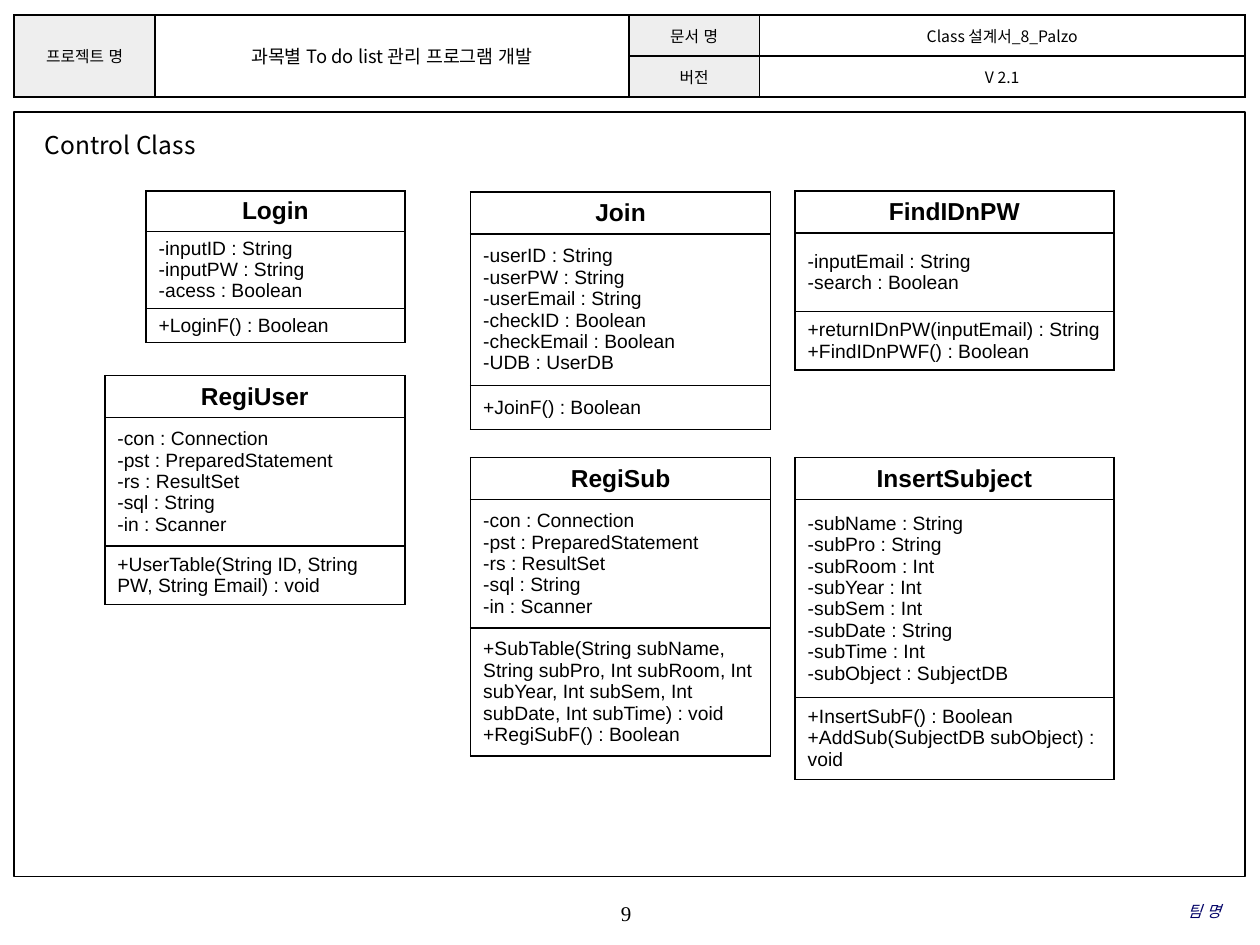
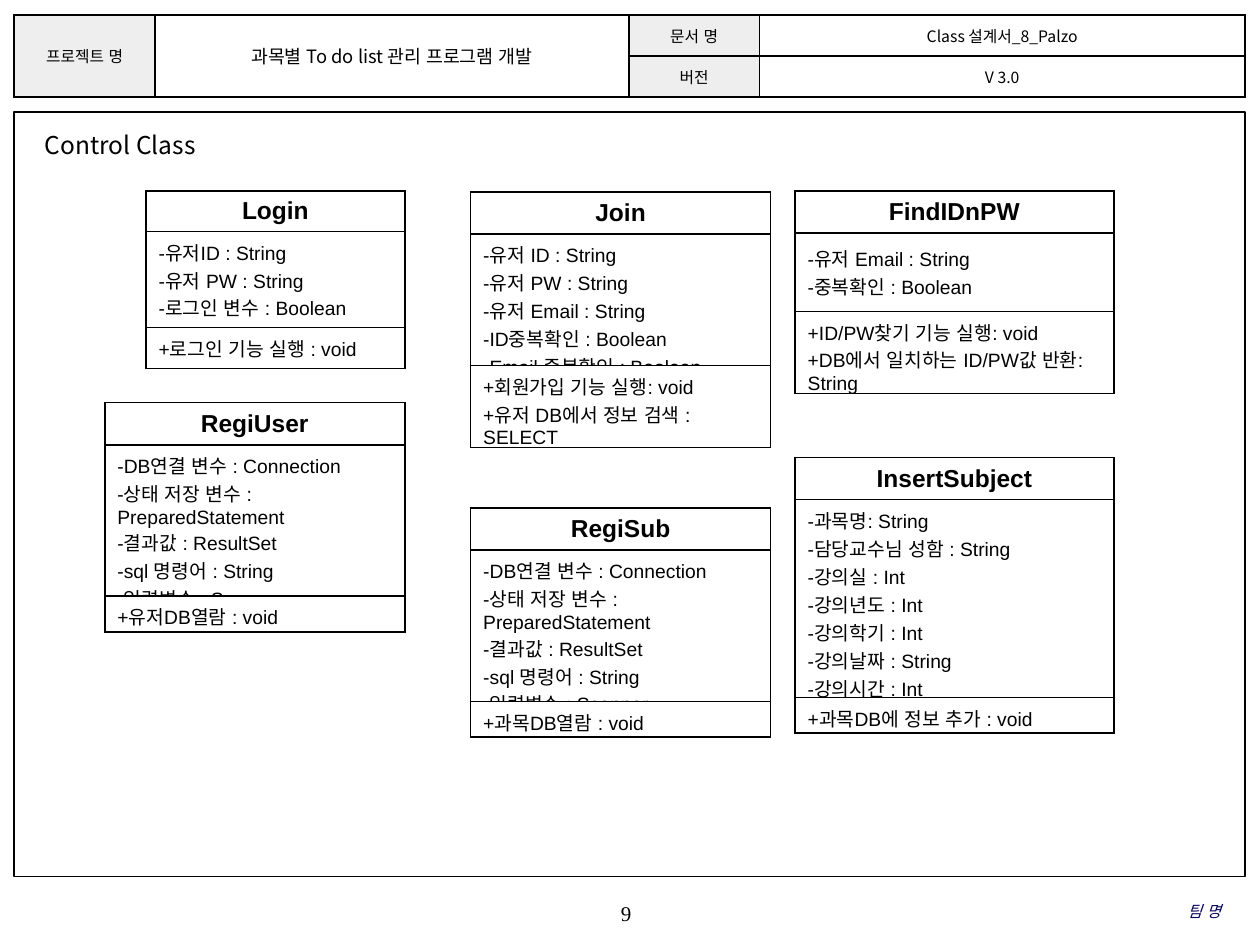
Before and after one commit to SMU-SE-Admin/18-1_8_PALZO_Doc, a slide deck: slide 9 of 03 설계/Class 설계서_8_Palzo.pptx. Drawn at 1260x945 pixels with LibreOffice and Linux fonts; fonts in the diff are those of the drawing; background and template pictures are left out. Boxes give left, top, right and bottom in pixels: in the first picture for what was removed or moved away, otherwise in the second. Text is boxed around its words. In the diff, an @@ line names an element or a change of style, - is before the commit and + after.

Commit message:
#1101 Class 설계서 작성
클래스 속성 및 메소드 한글화, 수정
에러 UI 클래스 추가

```diff
--- a/03 설계/Class 설계서_8_Palzo.pptx
+++ b/03 설계/Class 설계서_8_Palzo.pptx
@@ table at (14,15,1245,97) @@
-row 2, column 4: V 2.1
+row 2, column 4: V 3.0
@@ table at (146,192,404,362) @@
-row 2, column 1: -inputID : String / -inputPW : String / -acess : Boolean
+row 2, column 1: -유저ID : String / -유저 PW : String / -로그인 변수 : Boolean
-row 3, column 1: +LoginF() : Boolean
+row 3, column 1: +로그인 기능 실행 : void
@@ table at (471,192,771,452) @@
-row 2, column 1: -userID : String / -userPW : String / -userEmail : String / -checkID : Boolean / -checkEmail : Boolean / -UDB : UserDB
+row 2, column 1: -유저 ID : String / -유저 PW : String / -유저 Email : String / -ID중복확인 : Boolean / -Email 중복확인 : Boolean
-row 3, column 1: +JoinF() : Boolean
+row 3, column 1: +회원가입 기능 실행: void / +유저 DB에서 정보 검색 : SELECT
@@ table at (795,192,1114,398) @@
-row 2, column 1: -inputEmail : String / -search : Boolean
+row 2, column 1: -유저 Email : String / -중복확인 : Boolean
-row 3, column 1: +returnIDnPW(inputEmail) : String / +FindIDnPWF() : Boolean
+row 3, column 1: +ID/PW찾기 기능 실행: void / +DB에서 일치하는 ID/PW값 반환: String
@@ table at (105,403,404,633) @@
-row 2, column 1: -con : Connection / -pst : PreparedStatement / -rs : ResultSet / -sql : String / -in : Scanner
+row 2, column 1: -DB연결 변수 : Connection / -상태 저장 변수 : PreparedStatement / -결과값 : ResultSet / -sql 명령어 : String / -입력변수 : Scanner
-row 3, column 1: +UserTable(String ID, String PW, String Email) : void
+row 3, column 1: +유저DB열람 : void
@@ table: place and size @@
-table at (105,375,404,605)
+table at (105,403,404,633)
@@ table at (795,457,1114,732) @@
-row 2, column 1: -subName : String / -subPro : String / -subRoom : Int / -subYear : Int / -subSem : Int / -subDate : String / -subTime : Int / -subObject : SubjectDB
+row 2, column 1: -과목명: String / -담당교수님 성함 : String / -강의실 : Int / -강의년도 : Int / -강의학기 : Int / -강의날짜 : String / -강의시간 : Int / -과목DB접근자 : SubjectDB
-row 3, column 1: +InsertSubF() : Boolean / +AddSub(SubjectDB subObject) : void
+row 3, column 1: +과목DB에 정보 추가 : void
@@ table at (471,508,771,737) @@
-row 2, column 1: -con : Connection / -pst : PreparedStatement / -rs : ResultSet / -sql : String / -in : Scanner
+row 2, column 1: -DB연결 변수 : Connection / -상태 저장 변수 : PreparedStatement / -결과값 : ResultSet / -sql 명령어 : String / -입력변수 : Scanner
-row 3, column 1: +SubTable(String subName, String subPro, Int subRoom, Int subYear, Int subSem, Int subDate, Int subTime) : void / +RegiSubF() : Boolean
+row 3, column 1: +과목DB열람 : void
@@ table: place and size @@
-table at (471,457,771,756)
+table at (471,508,771,737)
```
Also in this commit, not shown: 10 other slides changed, 2 slides added, 2 slides removed.
